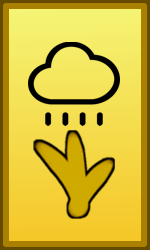
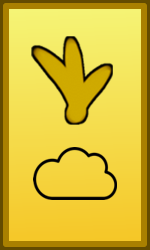
Layered file, before and after one edit (150 x 250). Changes by layer:
added layer "Paint Layer 5 (pasted)" (1st of 3) above "Paint Layer 3 (pasted)" over [left=28, top=36, right=120, bottom=126]
added layer "Paint Layer 3 (pasted)" above "Vector Layer 4" over [left=33, top=130, right=117, bottom=219]
hid "Paint Layer 5 (pasted)" (2nd of 3) over [left=28, top=64, right=120, bottom=219]
hid "Paint Layer 5 (pasted)" (3rd of 3) over [left=28, top=36, right=120, bottom=126]
painted on "Paint Layer 3" over [left=28, top=36, right=120, bottom=219]
painted on "Paint Layer 1" over [left=28, top=36, right=120, bottom=219]
painted on "Background" over [left=28, top=36, right=120, bottom=219]